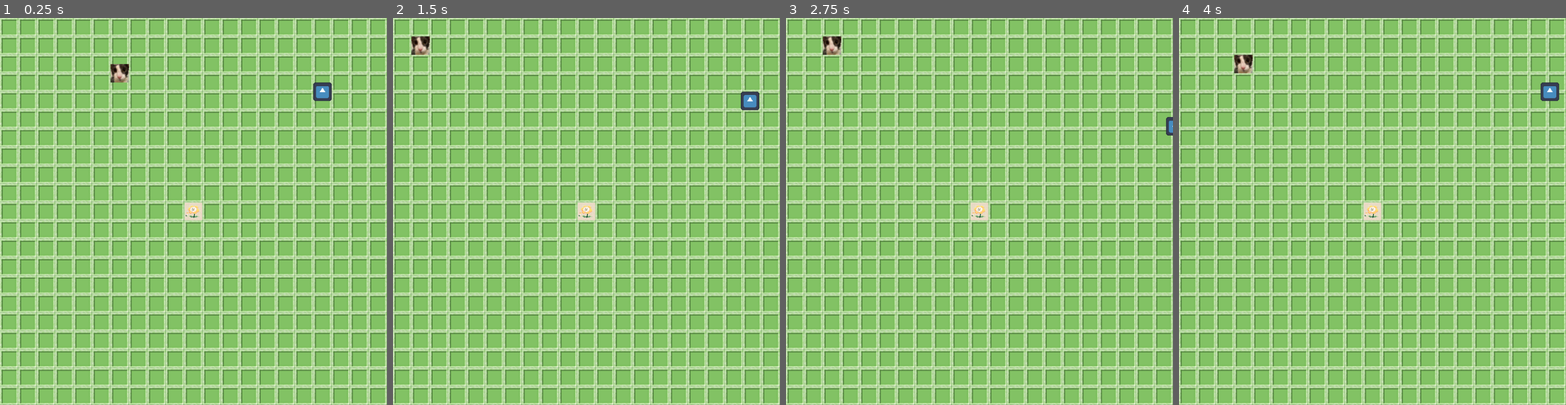
Above: before the commit, frames 1-4 (left to right).
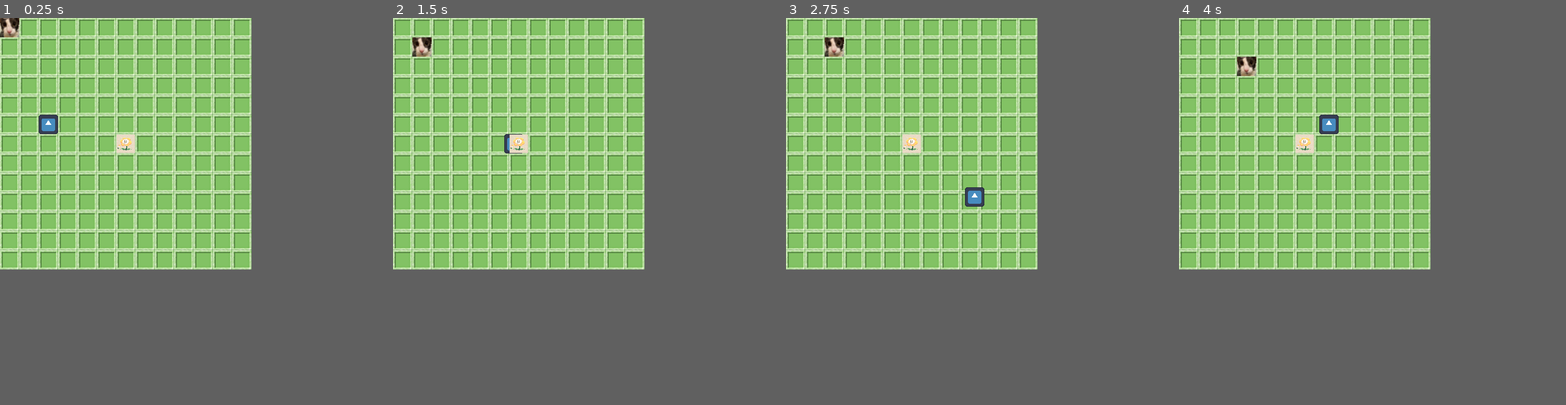
Above: after the commit, the same moments.

Repository: dipilo/sunroom
Game: Godot game, scene res://scenes/battlefield.tscn
Same seed, same stepped clock (60 frames per second), same inputs: the game is played once before the commit and once after it. The engine's default icon, where the game draws it, is replaced by a stand-in: a white triangle on a blue panel in a dark square.
Inputs:
- Up to frame 1 (0.25 s): no input
- Up to frame 2 (1.5 s): tap Enter at 0.5 s; hold D (direction_right) 0.53-1.28 s; hold S (direction_down) from 1.28 s (still down)
- Up to frame 3 (2.75 s): release S (direction_down) at 2.03 s; hold D (direction_right) from 2.03 s (still down)
- Up to frame 4 (4 s): release D (direction_right) at 2.78 s; hold W (direction_up) 2.78-3.53 s; hold Left (direction_left) from 3.53 s (still down)
The window is 800x800 before the commit and 520x520 after it. Grey fills any space a smaller window leaves; there, only what the larger window draws over its background counts as a difference.

The runs differ from the first frame. In frame 1, 50% of the frame differs, in the area x 0-100%, y 0-100%; in frame 2, 50%; in frame 3, 50%; in frame 4, 50%.

Commit message:
huge update

Diff:
--- a/gardengame/board.gd
+++ b/gardengame/board.gd
@@ -7,9 +7,9 @@
 	GlobalScript.gamemanger.board = self
 	game_manager=GlobalScript.gamemanger
 	GlobalScript.board = self
-	for i in range(21):
+	for i in range(13):
 		grid.append([])
-		for j in range(21):
+		for j in range(13):
 			var grid_instance = grid_box.instantiate()
 			grid_instance.position = Vector2(i*40,j*40)
 			grid[i].append(grid_instance)
--- a/gardengame/player.gd
+++ b/gardengame/player.gd
@@ -1,6 +1,6 @@
 extends CharacterBody2D
 
-@export var speed = 100
+@export var speed = 200
 
 func get_input():
 	var input_direction = Input.get_vector("direction_left", "direction_right", "direction_up", "direction_down")
--- a/gardengame/project.godot
+++ b/gardengame/project.godot
@@ -21,8 +21,8 @@
 
 [display]
 
-window/size/viewport_width=840
-window/size/viewport_height=840
+window/size/viewport_width=520
+window/size/viewport_height=520
 window/size/mode=2
 window/stretch/mode="viewport"
 
--- a/gardengame/scenes/battlefield.tscn
+++ b/gardengame/scenes/battlefield.tscn
@@ -4,15 +4,15 @@
 [ext_resource type="PackedScene" uid="uid://dfe7stefx36it" path="res://scenes/centerpiece.tscn" id="2_4y0t7"]
 [ext_resource type="Script" uid="uid://c2qlhwb2l2vgi" path="res://board.gd" id="3_fxwnf"]
 [ext_resource type="Script" uid="uid://dgtmrmxiqn7tt" path="res://scenes/gameManager.gd" id="4_21s54"]
-[ext_resource type="PackedScene" uid="uid://brbsxdr0wi7su" path="res://scenes/root_enemy.tscn" id="5_jsyt3"]
+[ext_resource type="PackedScene" uid="uid://3u1jf7dm1tan" path="res://scenes/squash_enemy.tscn" id="5_jsyt3"]
 
 [node name="Node2D" type="Node2D"]
 
 [node name="Player" parent="." instance=ExtResource("1_hy033")]
-position = Vector2(680, 140)
+position = Vector2(80, 200)
 
 [node name="Centerpiece" parent="." instance=ExtResource("2_4y0t7")]
-position = Vector2(400, 400)
+position = Vector2(240, 240)
 
 [node name="Board" type="Node2D" parent="."]
 script = ExtResource("3_fxwnf")
@@ -24,7 +24,6 @@
 wait_time = 0.75
 autostart = true
 
-[node name="RootEnemy" parent="." instance=ExtResource("5_jsyt3")]
-position = Vector2(240, 100)
+[node name="stomp_enemy" parent="." instance=ExtResource("5_jsyt3")]
 
 [connection signal="timeout" from="manager/Timer" to="manager" method="_game_loop"]
--- a/gardengame/scenes/enemy.gd
+++ b/gardengame/scenes/enemy.gd
@@ -12,7 +12,7 @@
 		game_manager=GlobalScript.gamemanger
 
 func _update() ->void:
-	var target_direction = pathfindToVector(Vector2(10,10))
+	var target_direction = pathfindToVector(Vector2(6,6))
 	move_to(location+target_direction)
 func pathfindToVector(target: Vector2) -> Vector2:
 
@@ -39,3 +39,6 @@
 	location = new_location
 func animate():
 	print("moved")
+func die():
+	game_manager.enemyList.erase(self)
+	queue_free()
--- a/gardengame/scenes/player.tscn
+++ b/gardengame/scenes/player.tscn
@@ -1,10 +1,12 @@
-[gd_scene load_steps=4 format=3 uid="uid://cpre4pnoft1a7"]
+[gd_scene load_steps=5 format=3 uid="uid://cpre4pnoft1a7"]
 
 [ext_resource type="Script" uid="uid://028cuny43ms" path="res://player.gd" id="1_onrkg"]
 [ext_resource type="Texture2D" uid="uid://dgldqqqph5eoe" path="res://icon.svg" id="2_i3pqv"]
 
 [sub_resource type="CircleShape2D" id="CircleShape2D_sh265"]
 radius = 20.0
+
+[sub_resource type="RectangleShape2D" id="RectangleShape2D_g2els"]
 
 [node name="Player" type="Node2D"]
 
@@ -18,3 +20,10 @@
 [node name="Sprite2D" type="Sprite2D" parent="CharacterBody2D/CollisionShape2D"]
 scale = Vector2(0.3125, 0.3125)
 texture = ExtResource("2_i3pqv")
+
+[node name="Area2D" type="Area2D" parent="CharacterBody2D"]
+scale = Vector2(2.1, 2.1)
+collision_mask = 3
+
+[node name="CollisionShape2D" type="CollisionShape2D" parent="CharacterBody2D/Area2D"]
+shape = SubResource("RectangleShape2D_g2els")
--- /dev/null
+++ b/gardengame/scenes/squash_enemy.tscn
@@ -0,0 +1,20 @@
+[gd_scene load_steps=4 format=3 uid="uid://3u1jf7dm1tan"]
+
+[ext_resource type="PackedScene" uid="uid://brbsxdr0wi7su" path="res://scenes/root_enemy.tscn" id="1_byknc"]
+[ext_resource type="Script" uid="uid://isyvbh4h71j3" path="res://scenes/stompable_enemy.gd" id="2_n0fh7"]
+
+[sub_resource type="RectangleShape2D" id="RectangleShape2D_n0fh7"]
+
+[node name="stomp_enemy" instance=ExtResource("1_byknc")]
+
+[node name="CharacterBody2D" parent="." index="0"]
+script = ExtResource("2_n0fh7")
+
+[node name="Area2D" type="Area2D" parent="CharacterBody2D" index="1"]
+collision_layer = 2
+
+[node name="CollisionShape2D" type="CollisionShape2D" parent="CharacterBody2D/Area2D" index="0"]
+scale = Vector2(2, 2)
+shape = SubResource("RectangleShape2D_n0fh7")
+
+[connection signal="area_entered" from="CharacterBody2D/Area2D" to="CharacterBody2D" method="_on_collisioned"]
--- /dev/null
+++ b/gardengame/scenes/stompable_enemy.gd
@@ -0,0 +1,5 @@
+extends "res://scenes/enemy.gd"
+
+
+func _on_collisioned(area: Area2D) -> void:
+	die()
Not shown, added: gardengame/scenes/stompable_enemy.gd.uid
